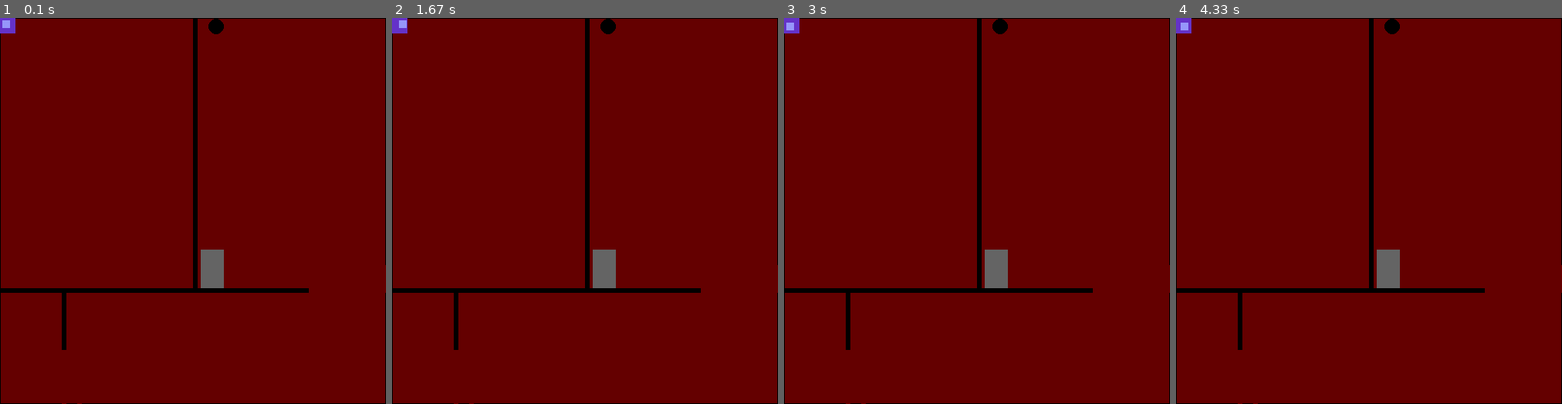
Above: before the commit, frames 1-4 (left to right).
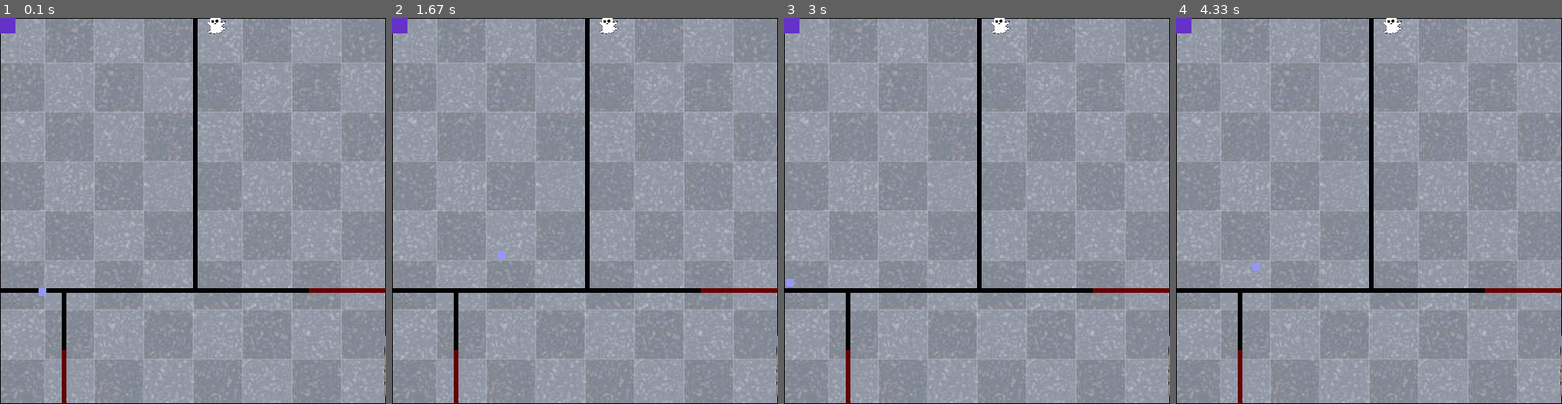
Above: after the commit, the same moments.

Repository: twzh1234/ScaryRoomGame
Game: pygame game, started from ScaryRoomGame.py
Two runs of this game, one before a commit and one after it. Both use one fixed random seed, a clock stepped at 60 frames per second and the inputs below.
Inputs:
- Up to frame 1 (0.1 s): no input
- Up to frame 2 (1.67 s): hold Right 0.33-0.8 s; hold Up 0.83-1.13 s; hold Right 1.17-1.63 s
- Up to frame 3 (3 s): hold Left 1.67-2.2 s; hold Down 2.23-2.53 s; hold Left 2.57-2.97 s
- Up to frame 4 (4.33 s): hold Up 3-3.37 s; hold Right 3.4-4.03 s; hold Down from 4.07 s (still down)

The runs differ from the first frame. In frame 1, 97% of the frame differs, in the area x 0-100%, y 0-100%; in frame 2, 97%; in frame 3, 97%; in frame 4, 97%.

Commit message:
weizhe tang(terry)

Diff:
--- a/ScaryRoomGame.py
+++ b/ScaryRoomGame.py
@@ -1,5 +1,19 @@
 # import sys.pygame
 import pygame
+
+# dead_sound = pygame.mixer.Sound("dead.mp3")
+
+def stop1(rct, obstacles):
+    xx, yy = obstacles.size
+    if (rct.colliderect(obstacles)):
+        if (rct.centerx > obstacles.x + xx and obstacles.y < rct.centery + 5):
+            rct.move_ip(3, 0)
+        if (rct.centerx < obstacles.x and obstacles.y < rct.centery + 5):
+            rct.move_ip(-3, 0)
+        if (rct.centery > obstacles.y + yy and obstacles.x < rct.centerx + 5):
+            rct.move_ip(0, 3)
+        if (rct.centery < obstacles.y and obstacles.x < rct.centerx + 5):
+            rct.move_ip(0, -3)
 
 
 def stop(rct, obstacles):
@@ -13,6 +27,44 @@
             rct.move_ip(0, 3)
         if (rct.centery < obstacles.y and obstacles.x < rct.centerx + 5):
             rct.move_ip(0, -3)
+def update(rct):
+    speedx = 0
+    speedy = 0
+    keystate = pygame.key.get_pressed()
+    if keystate[pygame.K_RIGHT]:
+        speedx = 3
+    if keystate[pygame.K_LEFT]:
+        speedx = -3
+    if keystate[pygame.K_UP]:
+        speedy = -3
+    if keystate[pygame.K_DOWN]:
+        speedy = 3
+    rct.x += speedx
+    rct.y += speedy
+    if rct.right > 500:
+        rct.right = width
+    if rct.left < 0:
+        rct.left = 0
+    if rct.bottom > 500:
+        rct.bottom = 500
+    if rct.top < 0:
+        rct.top = 0
+
+
+def bouncing(rct, a, b, c, d, e, f, x, y):
+    if (rct.colliderect(wall3)):
+        x = a
+    if (rct.colliderect(boderup)):
+        y = b
+    if (rct.colliderect(door2)):
+        x = c
+    if (rct.colliderect(boderrig)):
+        x = d
+    if (rct.colliderect(wall1)):
+        y = e
+    if (rct.colliderect(door1)):
+        y = f
+    return x, y
 
 
 size = width, height = 500, 500
@@ -25,7 +77,7 @@
 ##########################################
 while gameActivate:
     # **player**#
-    rct = pygame.Rect((0, 0), (10, 10))
+    rct = pygame.Rect((50, 350), (10, 10))
     ###wall###
     wall1 = pygame.Rect((0, 350), (400, 6))
     wall2 = pygame.Rect((80, 350), (6, 80))
@@ -53,57 +105,73 @@
     color2 = (0, 0, 0)
     open = False
 
+    blade = pygame.image.load("blade1.png")
+    blad = pygame.image.load("blade.png")
     #####trapRoom1 corridor
     trigger1 = pygame.Rect((400, 350), (6, 150))
-    trap = pygame.Rect((500, 350), (6, 130))
+    realblade = pygame.transform.scale(blade, (50, 90)).convert_alpha()
+    blade11 = pygame.Rect((500, 350), (10, 90))
+    # blade11.x = 500
+    # blade11.y = 350
     speed = 0
-    trap1 = pygame.Rect((500, 350), (6, 80))
-    trap12 = pygame.Rect((500, 450), (6, 50))
+    ########
+    realblade1 = pygame.transform.scale(blade, (50, 40)).convert_alpha()
+    blade1 = pygame.Rect((500, 350), (10, 40))
+    realblade12 = pygame.transform.scale(blad, (50, 40)).convert_alpha()
+    blade12 = pygame.Rect((500, 450), (10, 40))
     speed1 = 0
-    trap2 = pygame.Rect((500, 380), (6, 120))
+    #######
+    realblade2 = pygame.transform.scale(blad, (50, 90)).convert_alpha()
+    blade2 = pygame.Rect((500, 380), (10, 90))
     speed2 = 0
-    trap3 = pygame.Rect((500, 370), (6, 50))
-    trap32 = pygame.Rect((500, 440), (6, 60))
+    #############
+    realblade3 = pygame.transform.scale(blade, (50, 30))
+    blade3 = pygame.Rect((500, 370), (10, 30))
+    realblade32 = pygame.transform.scale(blad, (50, 30))
+    blade32 = pygame.Rect((500, 440), (10, 30))
+    blade32.x = 500
+    blade32.y = 440
     speed3 = 0
     #####trapRoom1 closing room
-    ball1 = pygame.Rect((270, 1), (20, 20))
-    ball2 = pygame.Rect((270, 1), (20, 20))
-    ball3 = pygame.Rect((270, 1), (20, 20))
-    ball4 = pygame.Rect((270, 1), (20, 20))
-    ball5 = pygame.Rect((270, 1), (20, 20))
-    ball6 = pygame.Rect((270, 1), (20, 20))
+    ghost = pygame.image.load("ghost.gif")
+    realghost = pygame.transform.scale(ghost, (40, 40)).convert_alpha()
+    ghost1 = realghost.get_rect(center=(280, 11))
+    ghost2 = realghost.get_rect(center=(280, 11))
+    ghost3 = realghost.get_rect(center=(280, 11))
+    ghost4 = realghost.get_rect(center=(280, 11))
+    ghost5 = realghost.get_rect(center=(280, 11))
+    ghost6 = realghost.get_rect(center=(280, 11))
     x1, y1 = 3, 3
     x2, y2 = -2, 7
     x3, y3 = -4, 3
     x4, y4 = -3, 6
     x5, y5 = 3, -9
     x6, y6 = 3, -3
+    ########floor########
+    floor = pygame.image.load("floor.jpg").convert_alpha()
+    floor1 = floor.get_rect(center=(250, 250))
     ###ending points###
     endingpoints = pygame.Rect((0, 0), (20, 20))
+
+    #####dead notice####
+    dead = pygame.image.load("dead.png")
+    dead1 = realblade3.get_rect(center=(250, 250))
     while number == 1:
         dx = 0
         dy = 0
+        keystate = pygame.key.get_pressed()
         for event in pygame.event.get():
             if event.type == pygame.QUIT:
                 gameActivate = False
                 number = 0
-            if event.type == pygame.KEYDOWN:
-                if (event.key == pygame.K_RIGHT):
-                    dx = 3
-                if (event.key == pygame.K_LEFT):
-                    dx = -3
-                if (event.key == pygame.K_UP):
-                    dy = -3
-                if (event.key == pygame.K_DOWN):
-                    dy = 3
-
-        rct.move_ip(dx, dy)
-        trap.move_ip(speed, 0)
-        trap1.move_ip(speed1, 0)
-        trap12.move_ip(speed1, 0)
-        trap2.move_ip(speed2, 0)
-        trap3.move_ip(speed3, 0)
-        trap32.move_ip(speed3, 0)
+
+        update(rct)
+        blade11.move_ip(speed, 0)
+        blade1.move_ip(speed1, 0)
+        blade12.move_ip(speed1, 0)
+        blade2.move_ip(speed2, 0)
+        blade3.move_ip(speed3, 0)
+        blade32.move_ip(speed3, 0)
         screen.fill((100, 0, 0))
         xx = rct.centerx
         yy = rct.centery
@@ -126,139 +194,122 @@
         if (close1):
             stop(rct, door1)
             color1 = (0, 0, 0)
-            ball1.move_ip(x1, y1)
-            ball2.move_ip(x2, y2)
-            ball3.move_ip(x3, y3)
-            ball4.move_ip(x4, y4)
-            ball5.move_ip(x5, y5)
-            ball6.move_ip(x6, y6)
+            ghost1.move_ip(x1, y1)
+            ghost2.move_ip(x2, y2)
+            ghost3.move_ip(x3, y3)
+            ghost4.move_ip(x4, y4)
+            ghost5.move_ip(x5, y5)
+            ghost6.move_ip(x6, y6)
 
         if (rct.colliderect(trigger3)):
             color2 = (100, 0, 0)
             open = True
         if (open is not True):
-            stop(rct, door1)
-
-        if (ball1.colliderect(wall3)):
-            x1 = 4
-        if (ball1.colliderect(boderup)):
-            y1 = 7
-        if (ball1.colliderect(door2)):
-            x1 = 4
-        if (ball1.colliderect(boderrig)):
-            x1 = -6
-        if (ball1.colliderect(wall1)):
-            y1 = -3
-        if (ball1.colliderect(door1)):
-            y1 = -3
-
-        if (ball2.colliderect(wall3)):
-            x2 = 4
-        if (ball2.colliderect(boderup)):
-            y2 = 7
-        if (ball2.colliderect(door2)):
-            x2 = 4
-        if (ball2.colliderect(boderrig)):
-            x2 = -6
-        if (ball2.colliderect(wall1)):
-            y2 = -3
-        if (ball2.colliderect(door1)):
-            y2 = -3
-
-        if (ball3.colliderect(wall3)):
-            x3 = 5
-        if (ball3.colliderect(boderup)):
-            y3 = 2
-        if (ball3.colliderect(door2)):
-            x3 = 8
-        if (ball3.colliderect(boderrig)):
-            x3 = -1
-        if (ball3.colliderect(wall1)):
-            y3 = -7
-        if (ball3.colliderect(door1)):
-            y3 = -3
-
-        if (ball4.colliderect(wall3)):
-            x4 = 5
-        if (ball4.colliderect(boderup)):
-            y4 = 2
-        if (ball4.colliderect(door2)):
-            x4 = 8
-        if (ball4.colliderect(boderrig)):
-            x4 = -1
-        if (ball4.colliderect(wall1)):
-            y4 = -7
-        if (ball4.colliderect(door1)):
-            y4 = -3
-
-        if (ball5.colliderect(wall3)):
-            x5 = 5
-        if (ball5.colliderect(boderup)):
-            y5 = 2
-        if (ball5.colliderect(door2)):
-            x5 = 8
-        if (ball5.colliderect(boderrig)):
-            x5 = -1
-        if (ball5.colliderect(wall1)):
-            y5 = -7
-        if (ball5.colliderect(door1)):
-            y5 = -3
-
-        if (ball6.colliderect(wall3)):
-            x6 = 5
-        if (ball6.colliderect(boderup)):
-            y6 = 2
-        if (ball6.colliderect(door2)):
-            x6 = 8
-        if (ball6.colliderect(boderrig)):
-            x6 = -1
-        if (ball6.colliderect(wall1)):
-            y6 = -7
-        if (ball6.colliderect(door1)):
-            y6 = -3
-
-        if (trap.colliderect(trigger1)):
+            stop(rct, door2)
+        x1, y1 = bouncing(ghost1, 4, 7, 4, -6, -3, -3, x1, y1)
+        x2, y2 = bouncing(ghost2, 4, 7, 4, -6, -3, -3, x2, y2)
+        x3, y3 = bouncing(ghost3, 5, 2, 8, -1, -7, -3, x3, y3)
+        x4, y4 = bouncing(ghost4, 5, 1, 2, -1, -4, -6, x4, y4)
+        x5, y5 = bouncing(ghost5, 2, 3, 1, -2, -3, -6, x5, y5)
+        x6, y6 = bouncing(ghost6, 4, 3, 5, -2, -1, -5, x6, y6)
+
+        if (blade11.colliderect(trigger1)):
             speed1 = -3
-        if (trap1.colliderect(trigger1)):
+        if (blade1.colliderect(trigger1)):
             speed2 = -3
-        if (trap2.colliderect(trigger1)):
+        if (blade2.colliderect(trigger1)):
             speed3 = -3
-        if (trap.colliderect(wall2)):
+        if (blade11.colliderect(wall2)):
             speed = 0
-        if (trap1.colliderect(wall2)):
+        if (blade1.colliderect(wall2)):
             speed1 = 0
-        if (trap2.colliderect(wall2)):
+        if (blade2.colliderect(wall2)):
             speed2 = 0
-        if (trap3.colliderect(wall2)):
+        if (blade3.colliderect(wall2)):
             speed3 = 0
 
-        if (trap.colliderect(rct)):
-            break;
-        if (trap1.colliderect(rct)):
-            break;
-        if (trap12.colliderect(rct)):
-            break;
-        if (trap2.colliderect(rct)):
-            break;
-        if (trap3.colliderect(rct)):
-            break;
-        if (trap32.colliderect(rct)):
-            break;
-        # if (ball1.colliderect(rct)):
-        #     break;
-        # if (ball2.colliderect(rct)):
-        #     break;
-        # if (ball3.colliderect(rct)):
-        #     break;
-        # if (ball4.colliderect(rct)):
-        #     break;
-        # if (ball5.colliderect(rct)):
-        #     break;
-        # if (ball6.colliderect(rct)):
-        #     break;
+        if (blade11.colliderect(rct)):
+            screen.fill((0, 0, 0))
+            screen.blit(dead, dead1)
+            pygame.display.update()
+            clock.tick(1)
+            break;
+        if (blade1.colliderect(rct)):
+            screen.fill((0, 0, 0))
+            screen.blit(dead, dead1)
+            pygame.display.update()
+            clock.tick(1)
+            break;
+        if (blade12.colliderect(rct)):
+            screen.fill((0, 0, 0))
+            screen.blit(dead, dead1)
+            pygame.display.update()
+            clock.tick(1)
+            break;
+        if (blade2.colliderect(rct)):
+            screen.fill((0, 0, 0))
+            screen.blit(dead, dead1)
+            pygame.display.update()
+            clock.tick(1)
+            break;
+        if (blade3.colliderect(rct)):
+            screen.fill((0, 0, 0))
+            screen.blit(dead, dead1)
+            pygame.display.update()
+            clock.tick(1)
+            break;
+        if (blade32.colliderect(rct)):
+            screen.fill((0, 0, 0))
+            screen.blit(dead, dead1)
+            pygame.display.update()
+            clock.tick(1)
+            break;
+        if (ghost1.colliderect(rct)):
+            screen.fill((0, 0, 0))
+            screen.blit(dead, dead1)
+            pygame.display.update()
+            clock.tick(1)
+            break;
+        if (ghost2.colliderect(rct)):
+            screen.fill((0, 0, 0))
+            screen.blit(dead, dead1)
+            pygame.display.update()
+            clock.tick(1)
+            break;
+        if (ghost3.colliderect(rct)):
+            screen.fill((0, 0, 0))
+            screen.blit(dead, dead1)
+            clock.tick(1)
+            pygame.display.update()
+            clock.tick(1)
+            break;
+        if (ghost4.colliderect(rct)):
+            screen.fill((0, 0, 0))
+            screen.blit(dead, dead1)
+            clock.tick(1)
+            pygame.display.update()
+            clock.tick(1)
+            break;
+        if (ghost5.colliderect(rct)):
+            screen.fill((0, 0, 0))
+            screen.blit(dead, dead1)
+            clock.tick(1)
+            pygame.display.update()
+            clock.tick(1)
+            break;
+        if (ghost6.colliderect(rct)):
+            screen.fill((0, 0, 0))
+            screen.blit(dead, dead1)
+            clock.tick(1)
+            pygame.display.update()
+            clock.tick(1)
+            break;
         if (rct.colliderect(endingpoints)):
             number = 1
-
+        pygame.draw.rect(screen, (150, 150, 150), trigger)
+        pygame.draw.rect(screen, (100, 0, 0), trigger2)
+        pygame.draw.rect(screen, (100, 100, 100), trigger3)
+        screen.blit(floor, floor1)
         pygame.draw.rect(screen, (0, 0, 0), wall1)
         pygame.draw.rect(screen, (0, 0, 0), wall2)
         pygame.draw.rect(screen, (0, 0, 0), wall3)
@@ -267,50 +318,25 @@
         pygame.draw.rect(screen, (0, 0, 0), boderdown)
         pygame.draw.rect(screen, (0, 0, 0), boderup)
         pygame.draw.rect(screen, color, door)
-        pygame.draw.rect(screen, (100, 0, 0), trigger)
         pygame.draw.rect(screen, color1, door1)
-        pygame.draw.rect(screen, (100, 0, 0), trigger2)
         pygame.draw.rect(screen, color2, door2)
-        pygame.draw.rect(screen, (100, 100, 100), trigger3)
-        pygame.draw.rect(screen, (0, 0, 0), trap)
-        pygame.draw.rect(screen, (0, 0, 0), trap1)
-        pygame.draw.rect(screen, (0, 0, 0), trap12)
-        pygame.draw.rect(screen, (0, 0, 0), trap2)
-        pygame.draw.rect(screen, (0, 0, 0), trap32)
-        pygame.draw.rect(screen, (0, 0, 0), trap3)
-        pygame.draw.ellipse(screen, (0, 0, 0), ball1)
-        pygame.draw.ellipse(screen, (0, 0, 0), ball2)
-        pygame.draw.ellipse(screen, (0, 0, 0), ball3)
-        pygame.draw.ellipse(screen, (0, 0, 0), ball4)
-        pygame.draw.ellipse(screen, (0, 0, 0), ball5)
-        pygame.draw.ellipse(screen, (0, 0, 0), ball6)
         pygame.draw.rect(screen, (100, 50, 200), endingpoints)
+        screen.blit(realblade, (blade11.x - 20,blade11.y))
+        screen.blit(realblade1, (blade1.x - 20, blade1.y))
+        screen.blit(realblade12, (blade12.x - 20,blade12.y))
+        screen.blit(realblade2, (blade2.x -20,blade2.y))
+        screen.blit(realblade3, (blade3.x -20,blade3.y))
+        screen.blit(realblade32, (blade32.x -20,blade32.y))
+        screen.blit(realghost, ghost1)
+        screen.blit(realghost, ghost2)
+        screen.blit(realghost, ghost3)
+        screen.blit(realghost, ghost4)
+        screen.blit(realghost, ghost5)
+        screen.blit(realghost, ghost6)
 
         pygame.draw.rect(screen, (150, 150, 250), rct)
 
         if (rct.colliderect(endingpoints)):
             number = 1
-
-        # message_to_screen("you lose",colorful)
-
+        clock.tick(50)
         pygame.display.update()
-    # while number == 2:
-    #     screen.fill((100, 0, 0))
-    #     for event in pygame.event.get():
-    #         if event.type == pygame.QUIT:
-    #             gameActivate = False
-    #             number = 0
-    #         if event.type == pygame.KEYDOWN:
-    #             if (event.key == pygame.K_RIGHT):
-    #                 dx = 3
-    #             if (event.key == pygame.K_LEFT):
-    #                 dx = -3
-    #             if (event.key == pygame.K_UP):
-    #                 dy = -3
-    #             if (event.key == pygame.K_DOWN):
-    #                 dy = 3
-    #     pygame.draw.ellipse(screen, (255, 0, 255), rct)
-    #     pygame.display.update()
-    #
-    #     ball = pygame.image.load("ball.bmp").convert_Alpha
-    #     ballrect = ball.get_rect((200,200))
Binary file added: blade.png
Binary file added: blade1.png
Binary file added: dead.png
Binary file added: floor.jpg
Binary file added: floor1.jpg
Binary file added: ghost.gif
Not shown, added: dead.mp3
